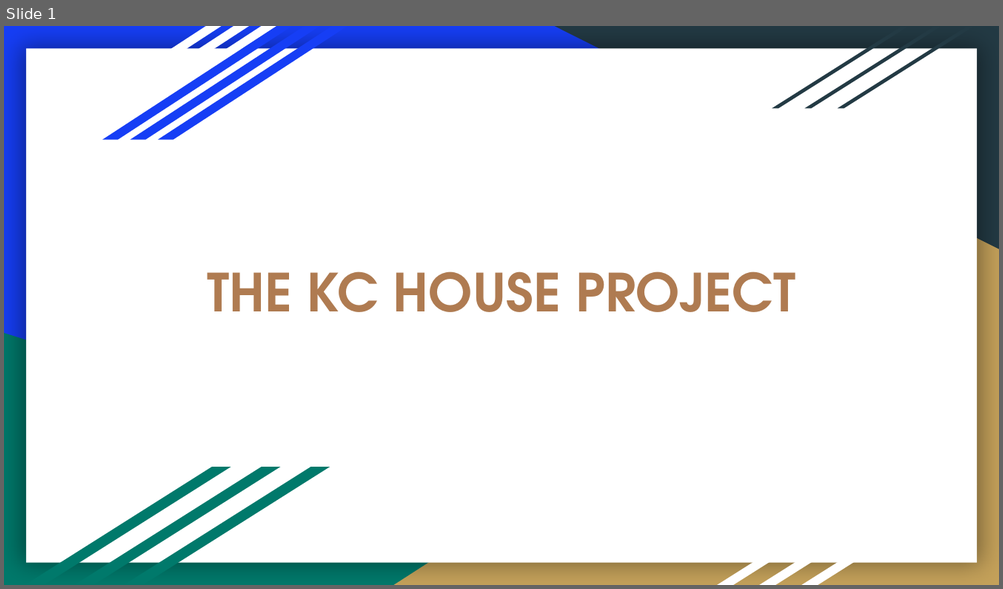
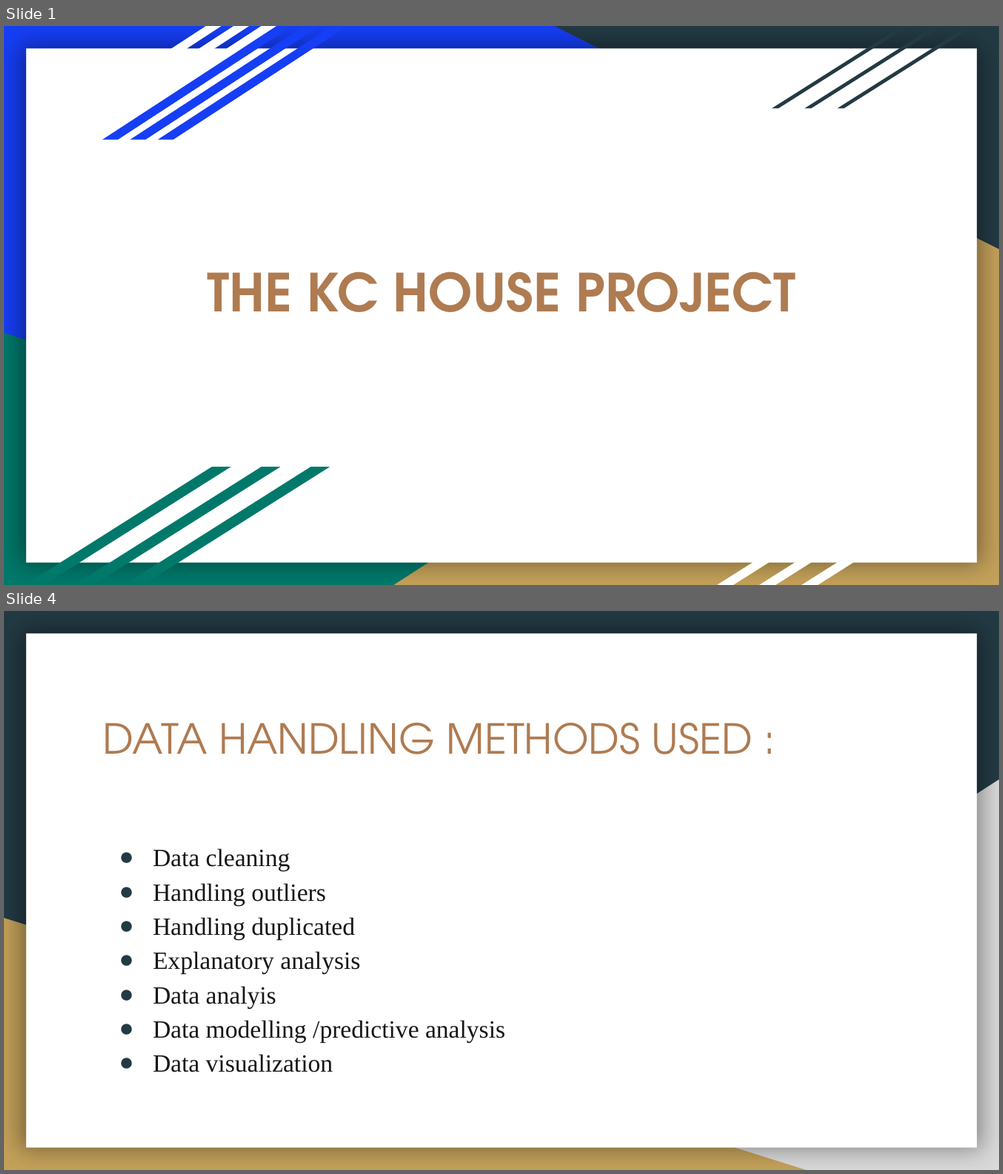
Before and after one commit to kibandichristine/-housings-sales-prediction, a slide deck: THE KC HOUSE PROJECT.pptx. Shown one above the other, each under a label of ours: slide 1 before the commit, slides 1 and 4 after it; the slides between them are not shown. The pictures are 1003x589 and 1003x1174 pixels, drawn with LibreOffice and Linux fonts; fonts in the diff are those of the drawing. Boxes give left, top, right and bottom in pixels: in the first picture for what was removed or moved away, otherwise in the second. Text is boxed around its words. In the diff, an @@ line names an element or a change of style, - is before the commit and + after.

```diff
--- a/THE KC HOUSE PROJECT.pptx
+++ b/THE KC HOUSE PROJECT.pptx
@@ slide 4 added at (4, 611, 999, 1170), background #233A44; not listed: 1 template element that a slide beside it also shows @@
@@ title added at (103, 723, 752, 755), 30 pt, text #AF7B51 @@
+DATA HANDLING METHODS USED :
@@ right triangle added at (394, 780, 999, 1170), fill #D9D9D9 @@
@@ text added at (153, 849, 505, 1073), 18 pt, text #161616 @@
+● Data cleaning
+● Handling outliers
+● Handling duplicated
+● Explanatory analysis
+● Data analyis
+● Data modelling /predictive analysis
+● Data visualization
@@ right triangle added at (4, 918, 805, 1170), fill #C4A15A @@
```
Also in this commit, not shown: 5 other slides added, 1 slide removed, 1 other file.
